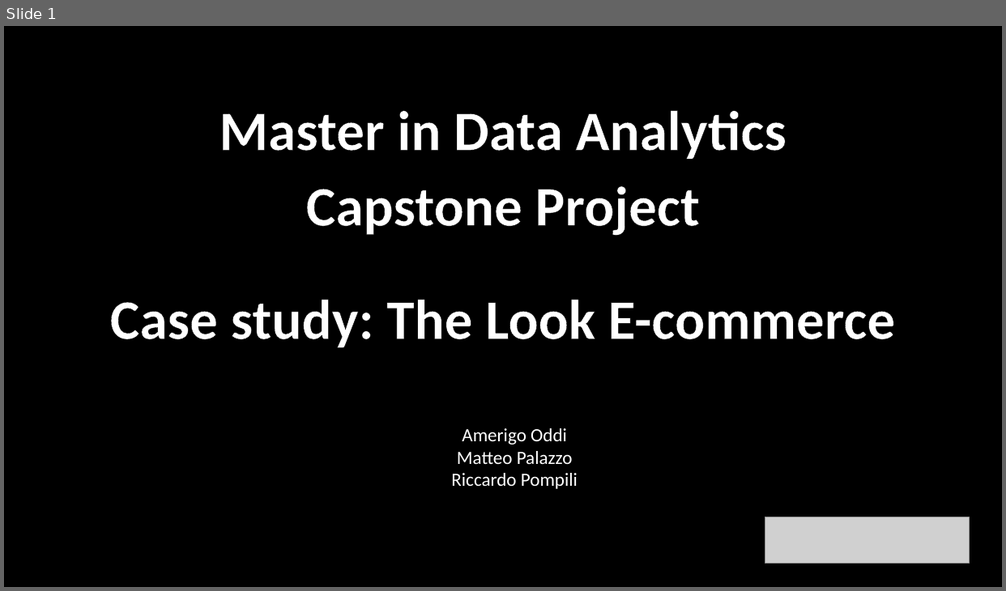
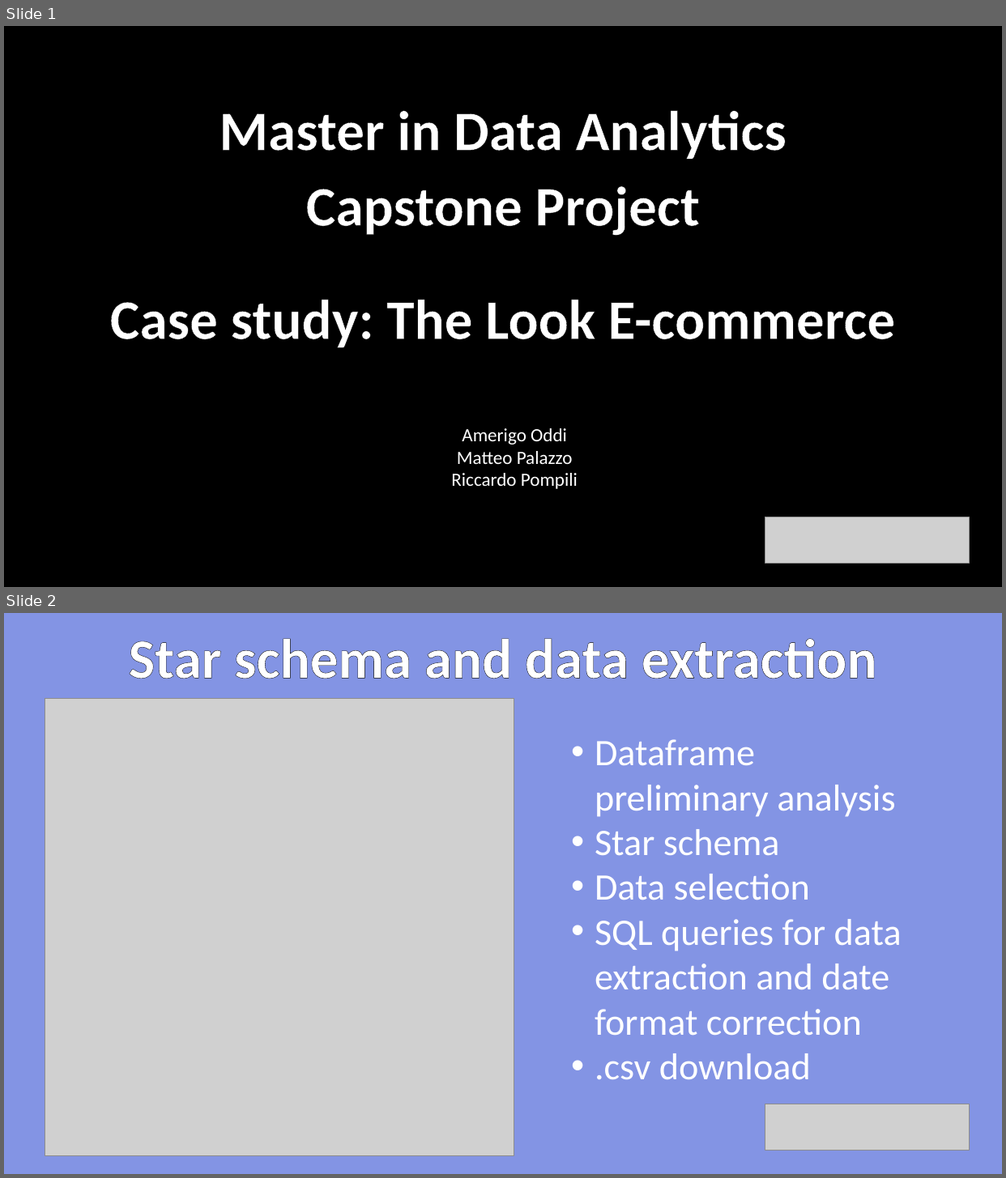
Before and after one commit to AmerigoOddi/progetto_boolean, a slide deck: presentazione.pptx. Shown one above the other, each under a label of ours: slide 1 before the commit, slides 1 and 2 after it. The pictures are 1006x591 and 1006x1178 pixels, drawn with LibreOffice and Linux fonts; fonts in the diff are those of the drawing; grey boxes stand for pictures; background and template pictures are left out. Boxes give left, top, right and bottom in pixels: in the first picture for what was removed or moved away, otherwise in the second. Text is boxed around its words. In the diff, an @@ line names an element or a change of style, - is before the commit and + after.

```diff
--- a/presentazione.pptx
+++ b/presentazione.pptx
@@ slide 2 added at (4,613,1002,1174), background picture (left out) @@
@@ text added at (129,638,877,679), 54 pt, text #FFFFFF, bold @@
+Star schema and data extraction
@@ picture added at (45,698,513,1156) @@
@@ text added at (594,739,901,1080), 36 pt, text #FFFFFF @@
+• Dataframe preliminary analysis
+• Star schema
+• Data selection
+• SQL queries for data extraction and date format correction
+• .csv download
@@ picture added at (765,1105,969,1151) @@
```
Also in this commit, not shown: 3 other slides added, 4 slides removed.
